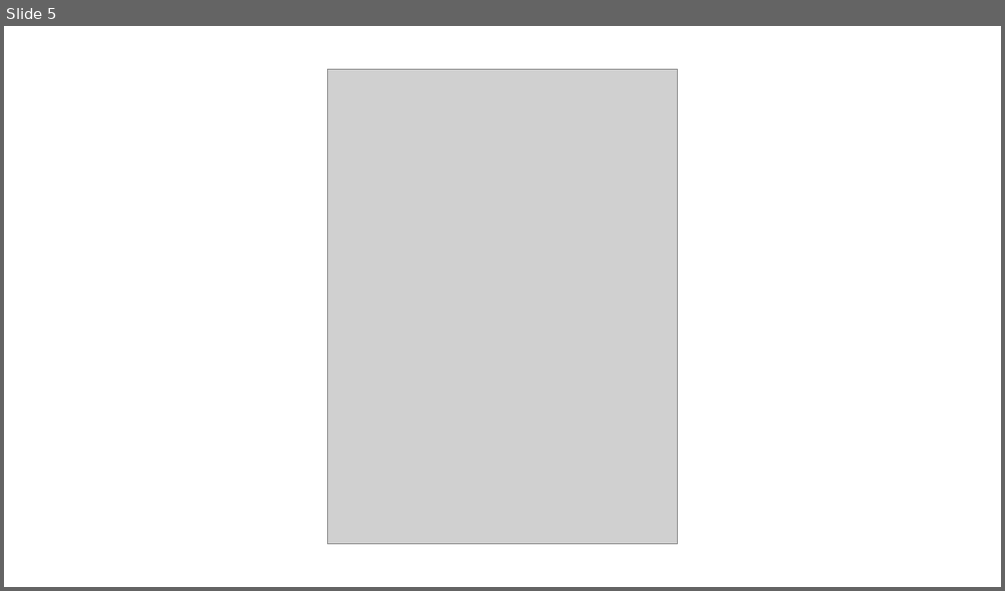
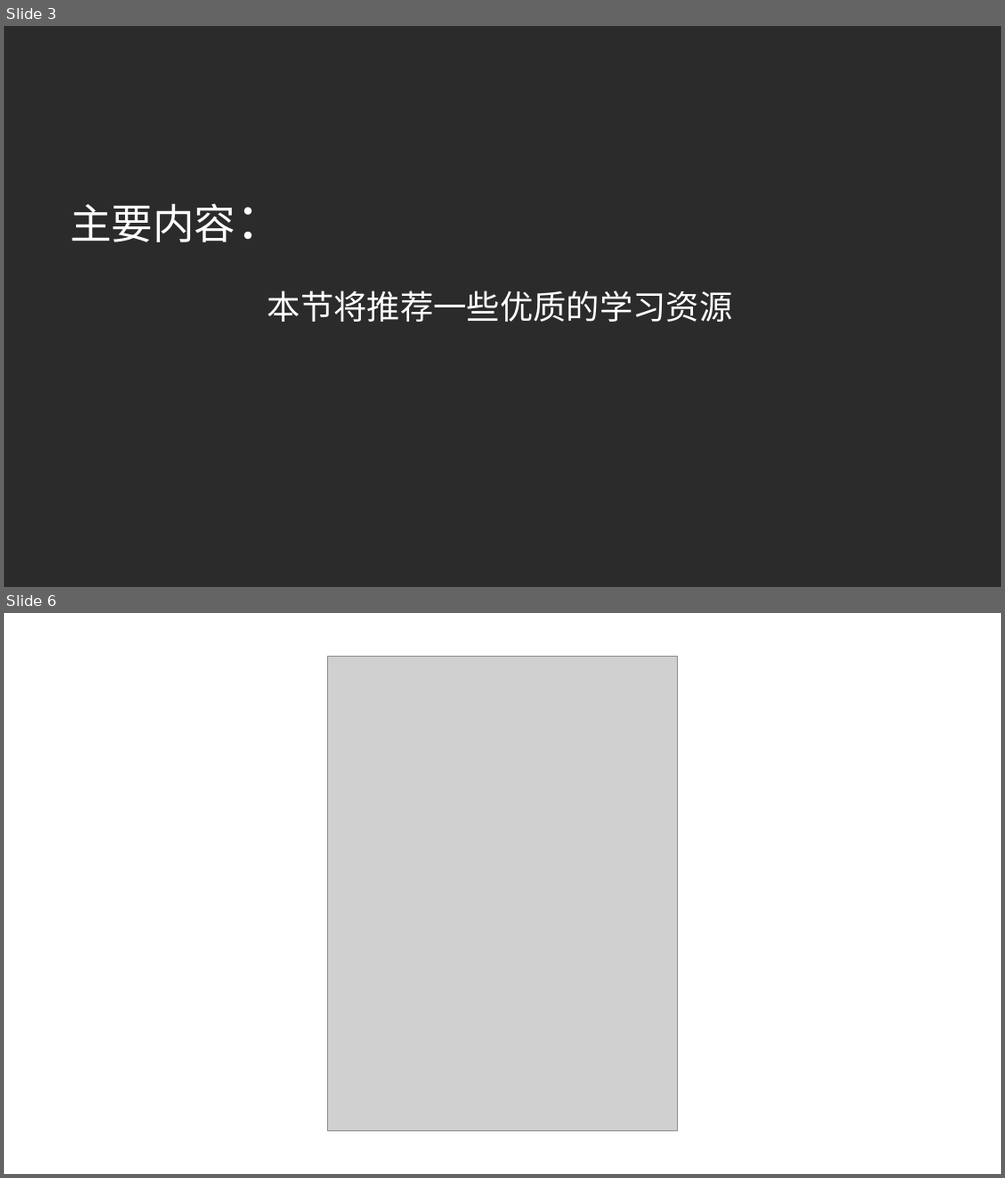
Before and after one commit to SiriYXR/SeniorCourse, a slide deck: doc/教学课件/拓展知识/学习资源推荐.pptx. Shown one above the other, each under a label of ours: slide 5 before the commit, slides 3 and 6 after it; the slides between them are not shown. The pictures are 1005x591 and 1005x1178 pixels, drawn with LibreOffice and Linux fonts; fonts in the diff are those of the drawing; grey boxes stand for pictures; background and template pictures are left out; a plain dark background stands for a picture behind light text. Boxes give left, top, right and bottom in pixels: in the first picture for what was removed or moved away, otherwise in the second. Text is boxed around its words. In the diff, an @@ line names an element or a change of style, - is before the commit and + after.

Commit message:
更新学习资料

```diff
--- a/doc/教学课件/拓展知识/学习资源推荐.pptx
+++ b/doc/教学课件/拓展知识/学习资源推荐.pptx
@@ slide 3 added at [4,26,1001,587], background picture (left out) @@
@@ text added at [70,203,236,242], 40 pt, text #FFFFFF @@
+主要内容：
@@ text added at [267,290,733,321], 32 pt, text #FFFFFF @@
+本节将推荐一些优质的学习资源
@@ what was slide 5 is now slide 6 @@
```
Also in this commit, not shown: 18 slides changed, 1 other file.
